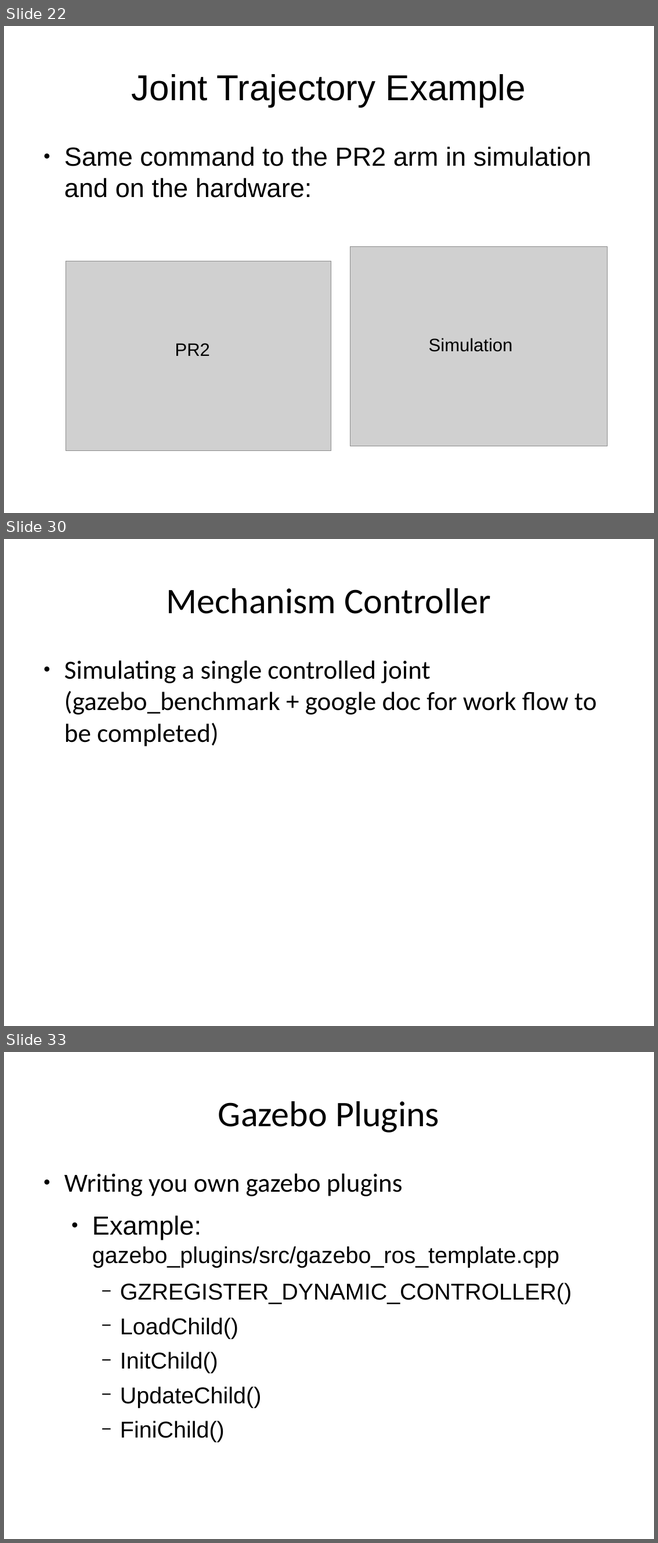
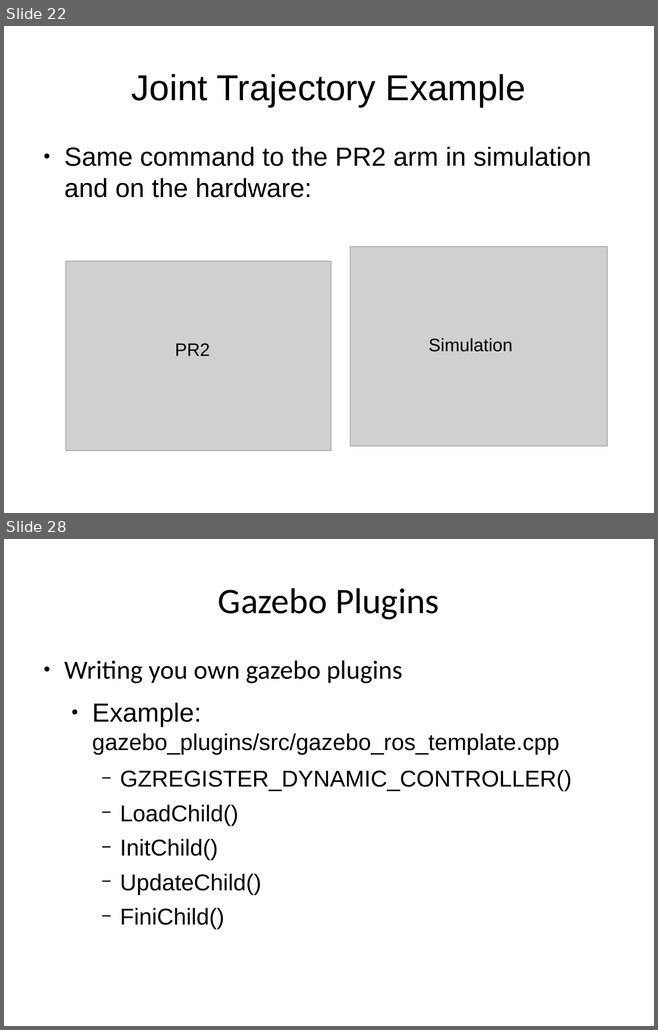
Before and after one commit to PR2/pr2_docs, a slide deck: pr2_training_workshop/simulation/simulation_training_workshop_rev1.odp. Shown one above the other, each under a label of ours: slides 22, 30 and 33 before the commit, slides 22 and 28 after it; the slides between them are not shown. The pictures are 658x1543 and 658x1030 pixels, drawn with LibreOffice and Linux fonts; fonts in the diff are those of the drawing; grey boxes stand for pictures; background and template pictures are left out. Boxes give left, top, right and bottom in pixels: in the first picture for what was removed or moved away, otherwise in the second. Text is boxed around its words. In the diff, an @@ line names an element or a change of style, - is before the commit and + after.

```diff
--- a/pr2_training_workshop/simulation/simulation_training_workshop_rev1.odp
+++ b/pr2_training_workshop/simulation/simulation_training_workshop_rev1.odp
@@ slide 30 removed at box(4, 539, 654, 1026), background picture (left out) @@
@@ title removed at box(166, 588, 491, 614) @@
-Mechanism Controller
@@ text removed at box(64, 660, 597, 747) @@
-● Simulating a single controlled joint
-  (gazebo_benchmark + google doc for work flow to be completed)
@@ page number removed at box(4, 981, 64, 1011) @@
-30
@@ what was slide 33 is now slide 28 @@
```
Also in this commit, not shown: 10 slides changed, 7 other slides removed.
